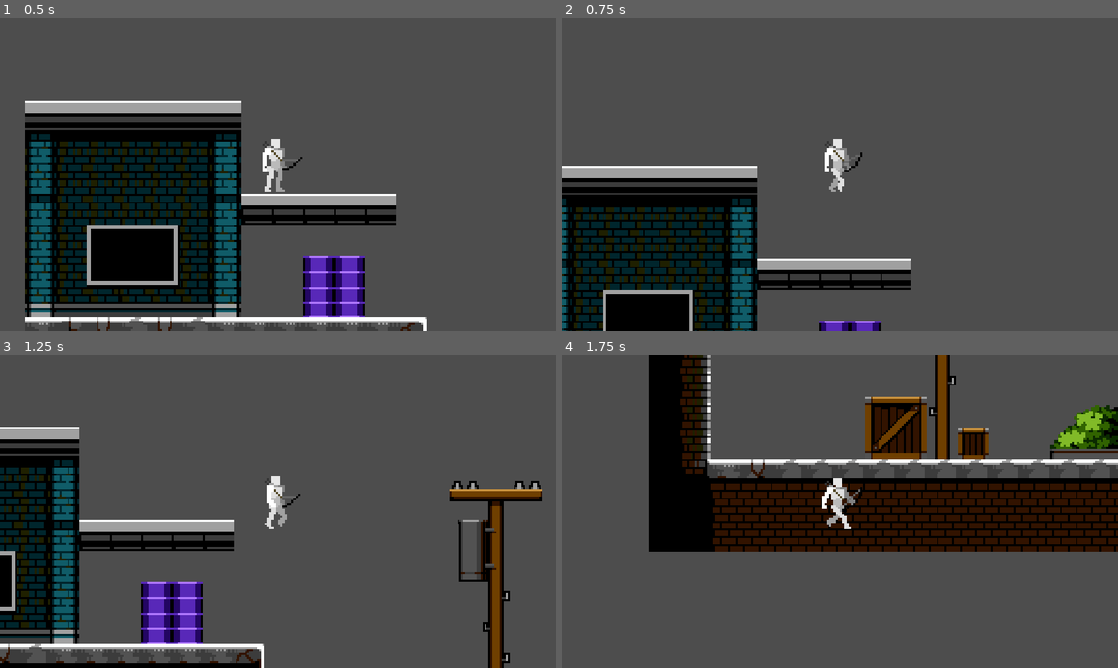
Above: before the commit, frames 1-4 (two rows, left to right).
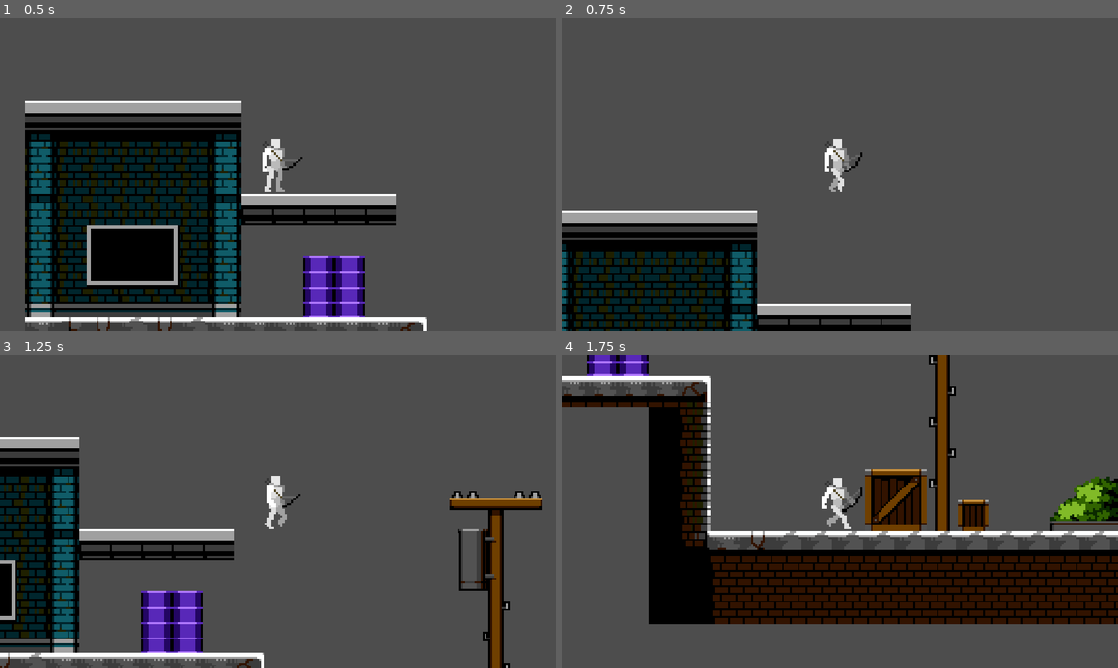
Above: after the commit, the same moments.

Repository: jordanjcf/prototipo-0001
Game: Godot game, scene res://Scenes/Map.tscn
The game is run twice, just before and just after one commit, with the same random seed, the same clock (stepped at 60 frames per second) and the same inputs.
Inputs:
- Up to frame 1 (0.5 s): no input
- Up to frame 2 (0.75 s): tap Enter (ui_accept) at 0.5 s; hold Right (ui_right) from 0.53 s (still down)
- Up to frame 3 (1.25 s): keep holding Right (ui_right); tap Enter (ui_accept) at 0.77 s
- Up to frame 4 (1.75 s): keep holding Right (ui_right); tap Enter (ui_accept) at 1.52 s

Frame 1 is identical in both runs. In frame 2, 17% of the frame differs, in the area x 0-63%, y 47-100%; in frame 3, 14%; in frame 4, 46%, in the area x 0-100%, y 0-86%.

Commit message:
Arreglando fisicas

Diff:
--- a/Scenes/Map.tscn
+++ b/Scenes/Map.tscn
@@ -204,8 +204,11 @@
 [sub_resource type="TileSetAtlasSource" id="TileSetAtlasSource_7yn8b"]
 texture = ExtResource("1_s486e")
 0:0/0 = 0
+0:0/0/physics_layer_0/polygon_0/points = PackedVector2Array(-8, -8, 8, -8, 8, 8, -8, 8)
 1:0/0 = 0
+1:0/0/physics_layer_0/polygon_0/points = PackedVector2Array(-8, -8, 8, -8, 8, 8, -8, 8)
 2:0/0 = 0
+2:0/0/physics_layer_0/polygon_0/points = PackedVector2Array(-8, -8, 8, -8, 8, 8, -8, 8)
 3:0/0 = 0
 4:0/0 = 0
 5:0/0 = 0
@@ -219,8 +222,10 @@
 14:0/0 = 0
 15:0/0 = 0
 0:1/0 = 0
+0:1/0/physics_layer_0/polygon_0/points = PackedVector2Array(-8, -8, 8, -8, 8, 8, -8, 8)
 1:1/0 = 0
 2:1/0 = 0
+2:1/0/physics_layer_0/polygon_0/points = PackedVector2Array(-8, -8, 8, -8, 8, 8, -8, 8)
 3:1/0 = 0
 4:1/0 = 0
 5:1/0 = 0
@@ -234,8 +239,11 @@
 14:1/0 = 0
 15:1/0 = 0
 0:2/0 = 0
+0:2/0/physics_layer_0/polygon_0/points = PackedVector2Array(-8, -8, 8, -8, 8, 8, -8, 8)
 1:2/0 = 0
+1:2/0/physics_layer_0/polygon_0/points = PackedVector2Array(-8, -8, 8, -8, 8, 8, -8, 8)
 2:2/0 = 0
+2:2/0/physics_layer_0/polygon_0/points = PackedVector2Array(-8, -8, 8, -8, 8, 8, -8, 8)
 3:2/0 = 0
 4:2/0 = 0
 5:2/0 = 0
@@ -250,8 +258,11 @@
 14:2/0 = 0
 16:2/0 = 0
 0:3/0 = 0
+0:3/0/physics_layer_0/polygon_0/points = PackedVector2Array(-8, -8, 8, -8, 8, 8, -8, 8)
 1:3/0 = 0
+1:3/0/physics_layer_0/polygon_0/points = PackedVector2Array(-8, -8, 8, -8, 8, 8, -8, 8)
 2:3/0 = 0
+2:3/0/physics_layer_0/polygon_0/points = PackedVector2Array(-8, -8, 8, -8, 8, 8, -8, 8)
 3:3/0 = 0
 4:3/0 = 0
 5:3/0 = 0
--- a/Script/player.gd
+++ b/Script/player.gd
@@ -2,7 +2,7 @@
 
 
 const SPEED = 120
-const JUMP_VELOCITY = -250
+const JUMP_VELOCITY = -350
 
 @onready var animation = $AnimatedSprite2D
 
